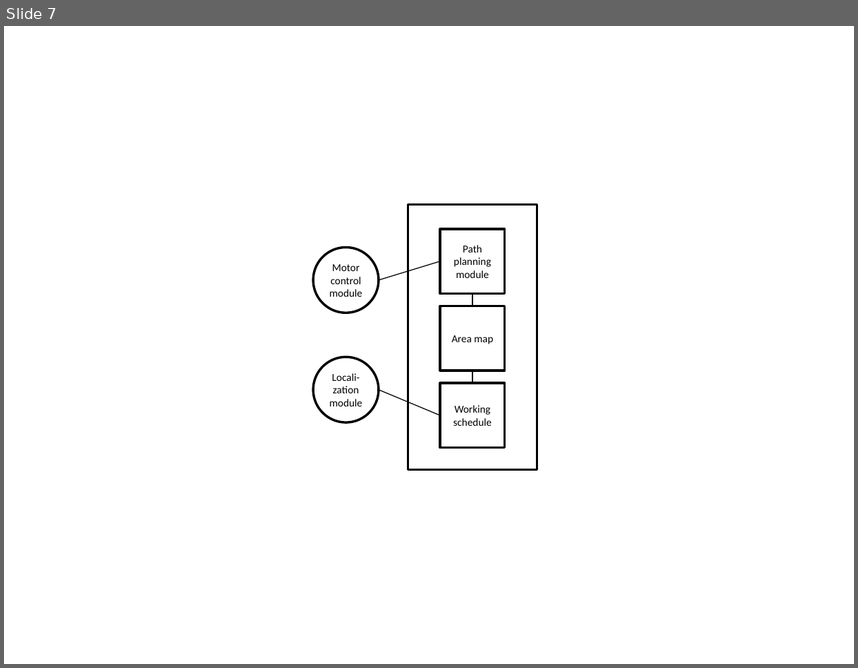
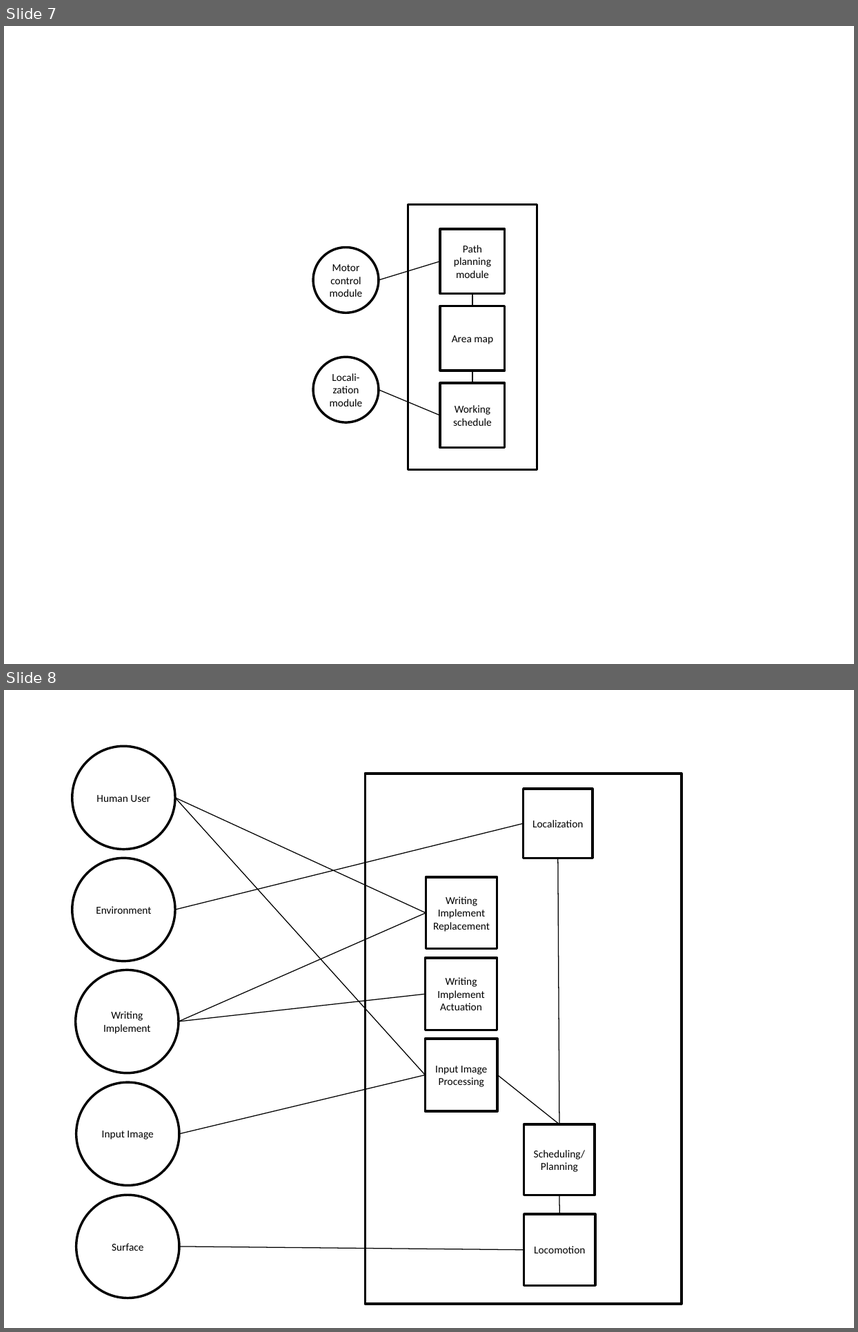
Before and after one commit to rachelholladay/robotics_capstone, a slide deck: requirements/examples/model_template.pptx. Shown one above the other, each under a label of ours: slide 7 before the commit, slides 7 and 8 after it. The pictures are 858x668 and 858x1332 pixels, drawn with LibreOffice and Linux fonts; fonts in the diff are those of the drawing. Boxes give left, top, right and bottom in pixels: in the first picture for what was removed or moved away, otherwise in the second. Text is boxed around its words. In the diff, an @@ line names an element or a change of style, - is before the commit and + after.

```diff
--- a/requirements/examples/model_template.pptx
+++ b/requirements/examples/model_template.pptx
@@ slide 8 added at [4,690,854,1328], background #FFFFFF @@
@@ ellipse added at [72,746,175,849], fill #FFFFFF, outline #000000 2 pt, 9 pt, text #000000 @@
+Human User
@@ rectangle added at [366,773,682,1304], outline #000000 2 pt @@
@@ rectangle added at [524,789,593,858], fill #FFFFFF, outline #000000 2 pt, 9 pt, text #000000 @@
+Localization
@@ line added from (175, 798) to (426, 913), #000000 0.75 pt @@
@@ line added from (175, 798) to (425, 1075), #000000 0.75 pt @@
@@ line added from (175, 909) to (524, 823), #000000 0.75 pt @@
@@ ellipse added at [72,858,175,961], fill #FFFFFF, outline #000000 2 pt, 9 pt, text #000000 @@
+Environment
@@ line added from (559, 1125) to (558, 858), #000000 0.75 pt @@
@@ rectangle added at [426,877,497,949], fill #FFFFFF, outline #000000 2 pt, 9 pt, text #000000 @@
+Writing Implement
+Replacement
@@ line added from (179, 1021) to (426, 913), #000000 0.75 pt @@
@@ rectangle added at [425,958,497,1030], fill #FFFFFF, outline #000000 2 pt, 9 pt, text #000000 @@
+Writing Implement Actuation
@@ ellipse added at [75,969,179,1072], fill #FFFFFF, outline #000000 2 pt, 9 pt, text #000000 @@
+Writing Implement
@@ line added from (179, 1021) to (425, 994), #000000 0.75 pt @@
@@ rectangle added at [425,1038,497,1111], fill #FFFFFF, outline #000000 2 pt, 9 pt, text #000000 @@
+Input Image Processing
@@ ellipse added at [76,1082,179,1185], fill #FFFFFF, outline #000000 2 pt, 9 pt, text #000000 @@
+Input Image
@@ line added from (179, 1134) to (425, 1075), #000000 0.75 pt @@
@@ line added from (498, 1075) to (559, 1125), #000000 0.75 pt @@
@@ rectangle added at [524,1125,595,1195], fill #FFFFFF, outline #000000 2 pt, 9 pt, text #000000 @@
+Scheduling/ Planning
@@ ellipse added at [76,1195,179,1298], fill #FFFFFF, outline #000000 2 pt, 9 pt, text #000000 @@
+Surface
@@ line added from (559, 1195) to (560, 1214), #000000 0.75 pt @@
@@ rectangle added at [524,1214,595,1285], fill #FFFFFF, outline #000000 2 pt, 9 pt, text #000000 @@
+Locomotion
@@ line added from (179, 1246) to (524, 1250), #000000 0.75 pt @@
```
Also in this commit, not shown: 2 other files.
